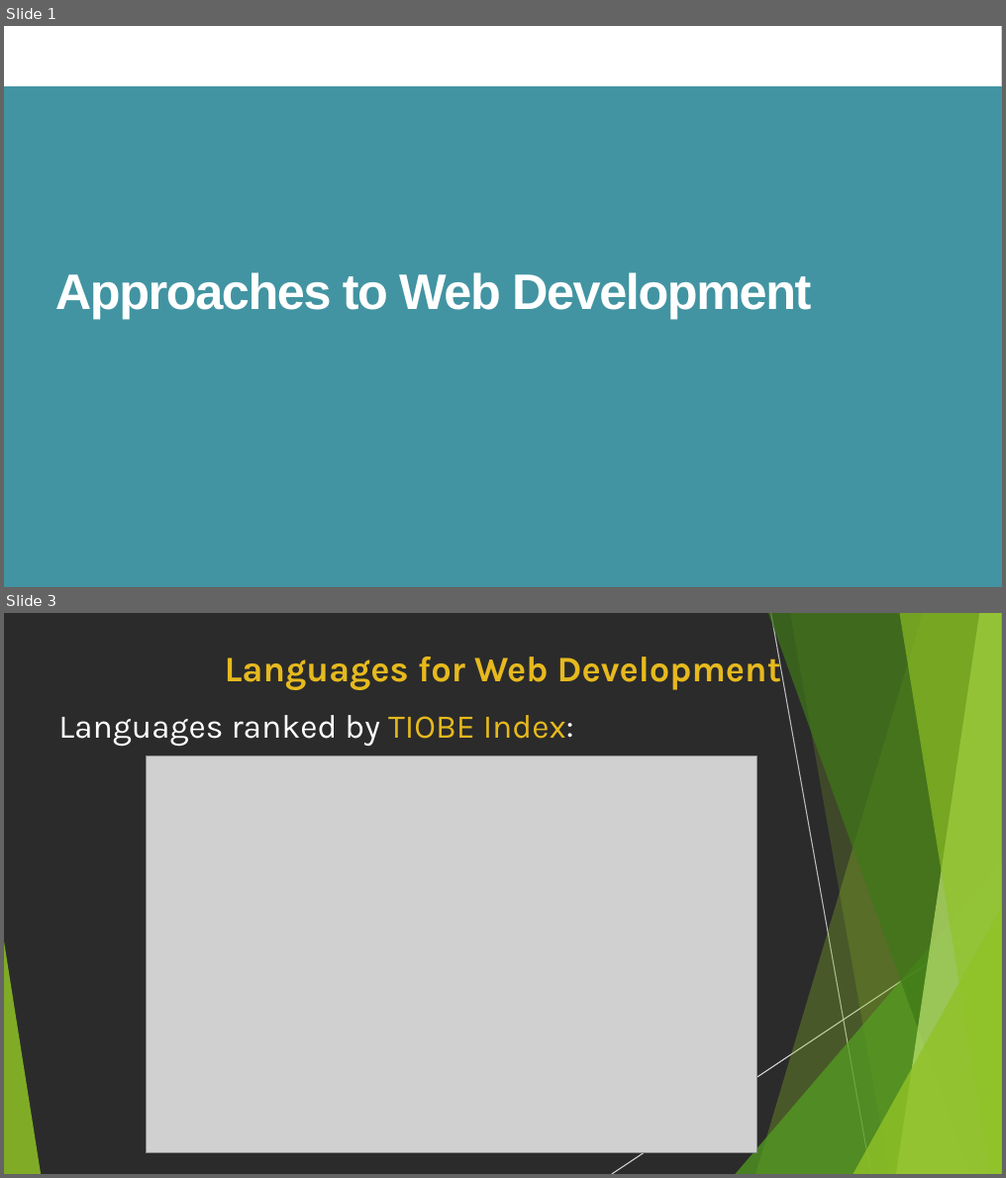
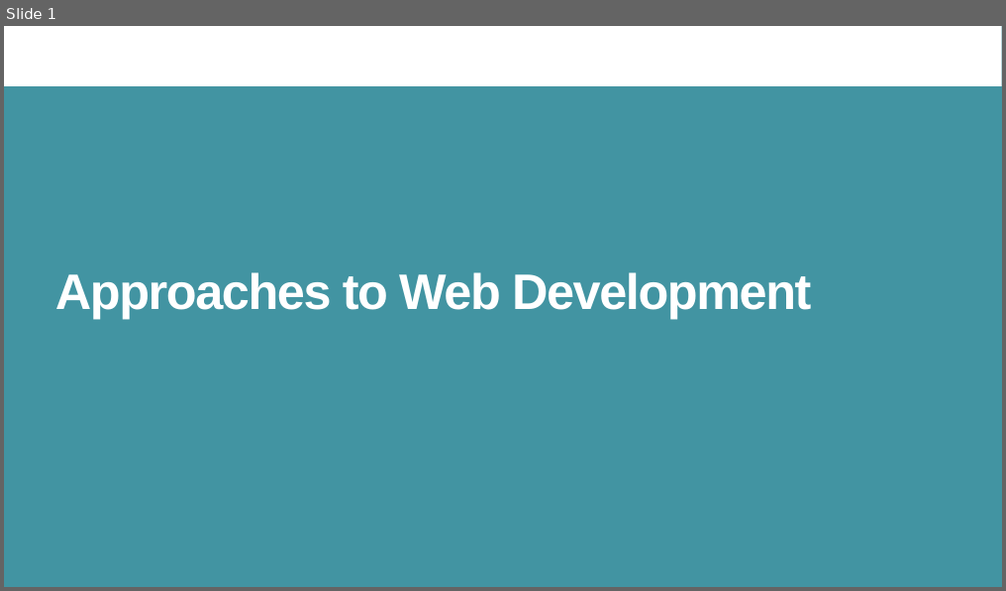
Before and after one commit to AssadMehmood/BackendNodeJS, a slide deck: Week2/Day1/ApproachestoWebDevelopment.pptx. Shown one above the other, each under a label of ours: slides 1 and 3 before the commit, slide 1 after it; the slides between them are not shown. The pictures are 1006x1178 and 1006x591 pixels, drawn with LibreOffice and Linux fonts; fonts in the diff are those of the drawing; grey boxes stand for pictures; background and template pictures are left out; a plain dark background stands for a picture behind light text. Boxes give left, top, right and bottom in pixels: in the first picture for what was removed or moved away, otherwise in the second. Text is boxed around its words. In the diff, an @@ line names an element or a change of style, - is before the commit and + after.

```diff
--- a/Week2/Day1/ApproachestoWebDevelopment.pptx
+++ b/Week2/Day1/ApproachestoWebDevelopment.pptx
@@ slide 3 removed at <box>4,613,1002,1174</box>, background picture (left out) @@
@@ title removed at <box>225,650,781,690</box> @@
-Languages for Web Development
@@ text removed at <box>58,715,574,747</box> @@
-Languages ranked by TIOBE Index:
@@ picture removed at <box>146,756,756,1153</box> @@
@@ group removed at <box>4,613,1002,1174</box>: 8 freeform shapes, 2 lines @@
```
Also in this commit, not shown: 12 slides changed, 4 other files.
